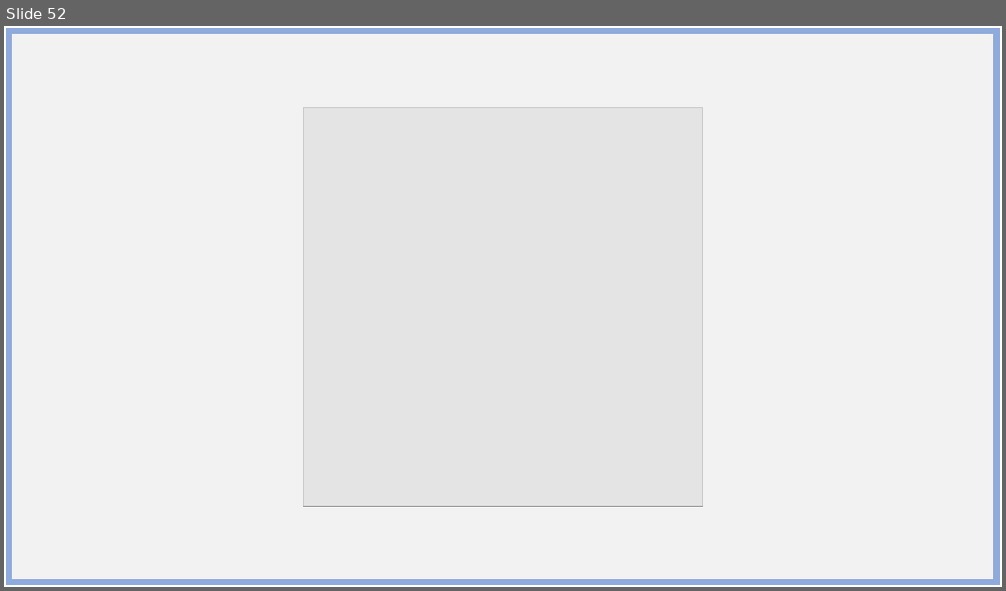
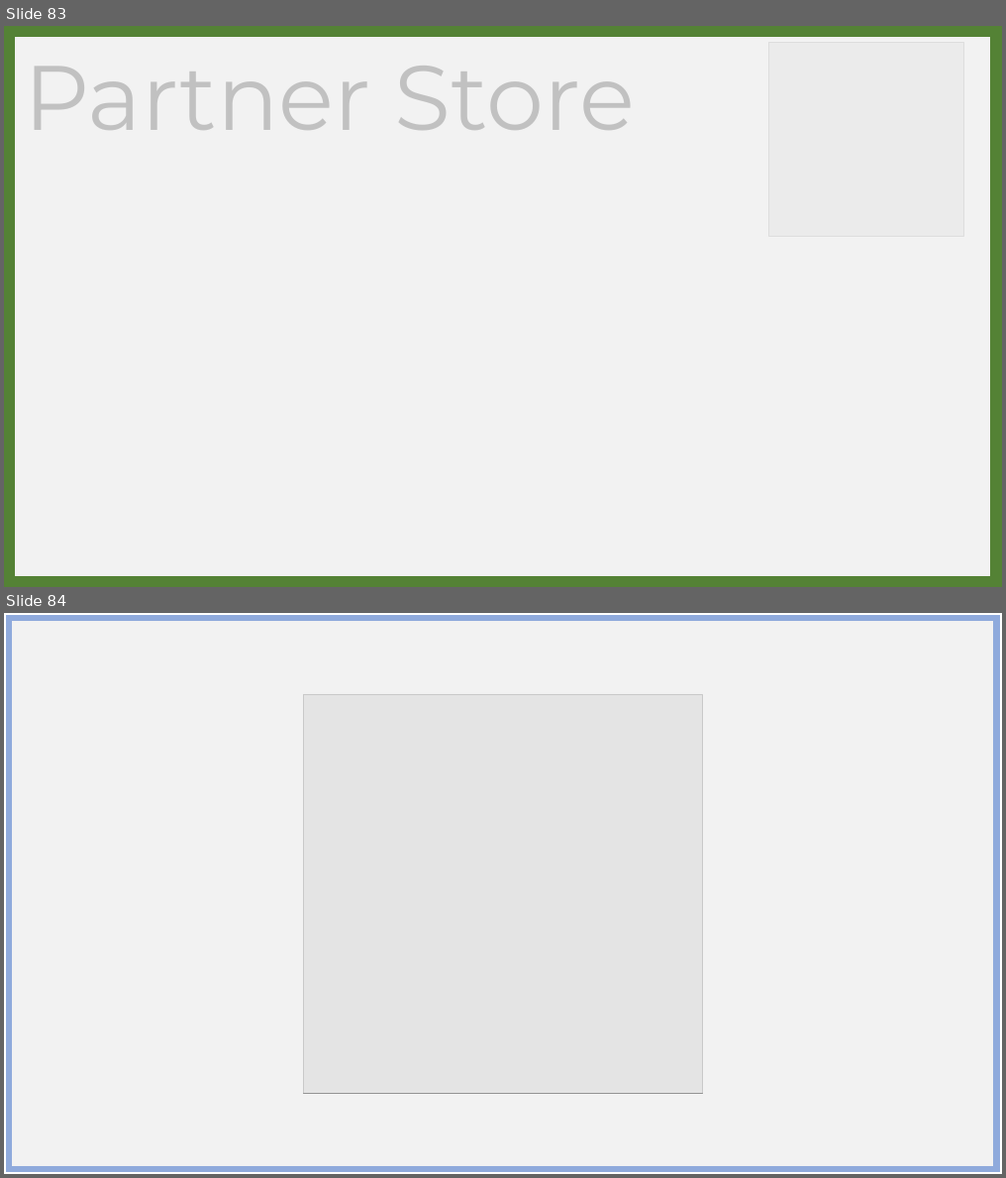
Before and after one commit to BPaaSModelling/Ontology4ModelingEnvironment, a slide deck: images/stickyNotes.pptx. Shown one above the other, each under a label of ours: slide 52 before the commit, slides 83 and 84 after it. The pictures are 1006x591 and 1006x1178 pixels, drawn with LibreOffice and Linux fonts; fonts in the diff are those of the drawing; grey boxes stand for pictures. Boxes give left, top, right and bottom in pixels: in the first picture for what was removed or moved away, otherwise in the second. Text is boxed around its words. In the diff, an @@ line names an element or a change of style, - is before the commit and + after.

```diff
--- a/images/stickyNotes.pptx
+++ b/images/stickyNotes.pptx
@@ slide 83 added at (x1=4, y1=26, x2=1002, y2=587), background #FFFFFF @@
@@ rectangle added at (x1=9, y1=31, x2=997, y2=582), fill #F2F2F2, outline #548235 12 pt @@
@@ rectangle added at (x1=27, y1=40, x2=971, y2=264), fill #F2F2F2 at 80% opacity @@
@@ picture added at (x1=769, y1=42, x2=963, y2=236) @@
@@ text added at (x1=24, y1=66, x2=635, y2=130), 88 pt, text #000000 @@
+Partner Store
@@ what was slide 52 is now slide 84 @@
```
Also in this commit, not shown: 54 other slides added, 1 other file.
